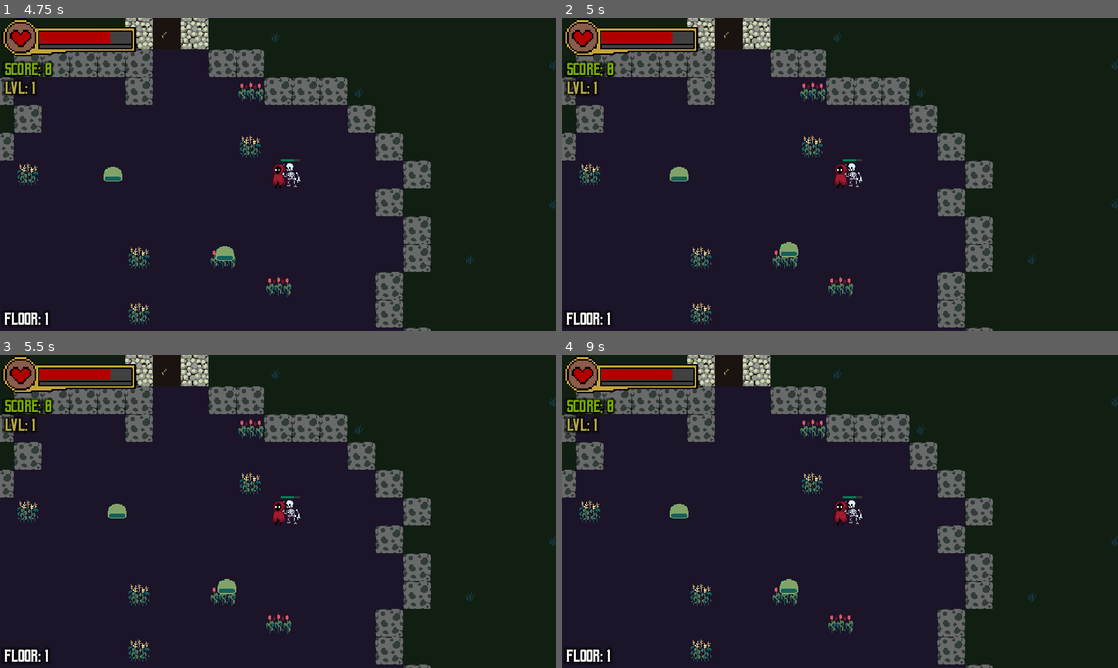
Above: before the commit, frames 1-4 (two rows, left to right).
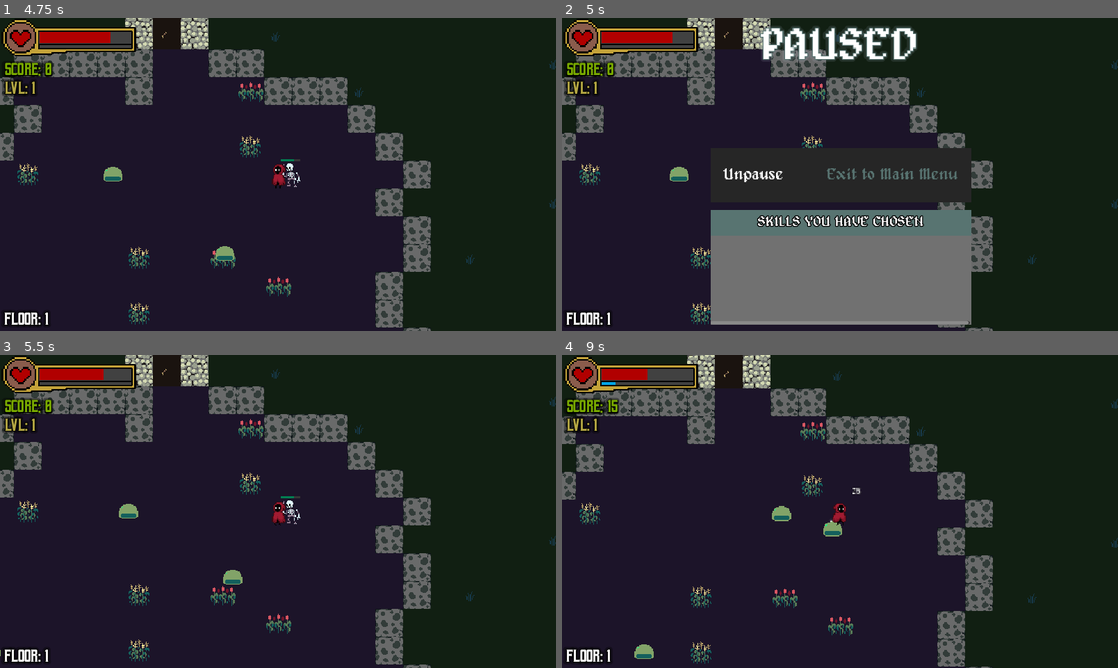
Above: after the commit, the same moments.

Repository: WizardsNStuff/Zealot-of-Wanderlust
Game: Godot game, scene res://Scenes/wizard_game.tscn
The game is run twice, just before and just after one commit, with the same random seed, the same clock (stepped at 60 frames per second) and the same inputs. The engine's default icon, where the game draws it, is replaced by a stand-in: a white triangle on a blue panel in a dark square.
Inputs (mouse positions are in pixels of both pictures, inside the frame that each line leads up to):
- Up to frame 1 (4.75 s): click "Start" at 0.5 s; tap Enter at 1.25 s; hold Right (attack_right) 1.28-2.03 s; hold Down (attack_down) 2.03-2.78 s; hold Right (attack_right) 2.78-3.53 s; hold Up (attack_up) 3.53-4.28 s; hold Left (attack_left) from 4.28 s (still down)
- Up to frame 2 (5 s): keep holding Left (attack_left); tap Escape (ui_cancel) at 4.9 s
- Up to frame 3 (5.5 s): release Left (attack_left) at 5 s; click (189, 511) at 5 s, where only the run after the commit has a clickable "Unpause"
- Up to frame 4 (9 s): hold Left (attack_left) 5.78-6.53 s; hold Down (attack_down) 6.53-7.28 s; hold Right (attack_right) 7.28-8.03 s; hold Up (attack_up) 8.03-8.78 s; hold Right (attack_right) from 8.78 s (still down)

Frame 1 is identical in both runs. In frame 2, 19% of the frame differs, in the area x 26-74%, y 2-98%; in frame 3, 0.5%; in frame 4, 7.0%.
Error before the commit: Invalid access to property or key 'unpause_game' on a base object of type 'Nil'. (res://Scripts/pause_menu.gd:10)

Commit message:
pause menu works but exit button in pause menu not connected yet

Diff:
--- a/zealot-of-wanderlust/Scenes/pause_menu.tscn
+++ b/zealot-of-wanderlust/Scenes/pause_menu.tscn
@@ -62,7 +62,7 @@
 outline_size = 8
 outline_color = Color(0, 0, 0, 1)
 
-[node name="PauseMenu" type="Control"]
+[node name="PauseMenu" type="Control" node_paths=PackedStringArray("unpause_button", "exit_button")]
 layout_mode = 3
 anchors_preset = 15
 anchor_right = 1.0
@@ -70,6 +70,8 @@
 grow_horizontal = 2
 grow_vertical = 2
 script = ExtResource("1_c1ftk")
+unpause_button = NodePath("CenterContainer/VBoxContainer/BtnContainer/UnpauseBtn")
+exit_button = NodePath("CenterContainer/VBoxContainer/BtnContainer/ExitBtn")
 
 [node name="Paused" type="Label" parent="."]
 layout_mode = 0
--- a/zealot-of-wanderlust/Scenes/view.tscn
+++ b/zealot-of-wanderlust/Scenes/view.tscn
@@ -327,8 +327,10 @@
 visible = false
 view = NodePath("..")
 
-[node name="PauseMenu" parent="." instance=ExtResource("5_qsckk")]
-visible = false
+[node name="PauseMenu" parent="." node_paths=PackedStringArray("view") instance=ExtResource("5_qsckk")]
+process_mode = 3
+visible = false
+view = NodePath("..")
 
 [node name="HealthBar" parent="." instance=ExtResource("4_25atk")]
 visible = false
--- a/zealot-of-wanderlust/Scripts/controller.gd
+++ b/zealot-of-wanderlust/Scripts/controller.gd
@@ -1044,6 +1044,9 @@
 	model.spawn_timer.stop()
 	model.spawning_enabled = false
 
+func unpause_game() -> void:
+	get_tree().paused = false
+
 func handle_input(delta: float) -> void:
 	# get the input direction for movement
 	var input_direction = Vector2.ZERO
@@ -1057,7 +1060,10 @@
 	if Input.is_action_just_pressed("ui_cancel") && !leveling_up:
 		# Switch the pause state
 		get_tree().paused = !get_tree().paused
+		view.game_paused()
+		Input.mouse_mode = Input.MOUSE_MODE_VISIBLE
 	elif !get_tree().paused:
+		view.pause_menu_node.hide()
 		# set the player's velocity
 		if (input_direction != Vector2.ZERO):
 			player.velocity = player.velocity.move_toward(input_direction * player.speed, delta * player.acceleration)
--- a/zealot-of-wanderlust/Scripts/view.gd
+++ b/zealot-of-wanderlust/Scripts/view.gd
@@ -100,8 +100,10 @@
 
 func game_paused() -> void:
 	pause_menu_node.show()
+	pause_menu_node.unpause_button.grab_focus()
 
 func unpause_game() -> void:
+	controller.unpause_game()
 	pause_menu_node.hide()
 
 func exit_to_main_menu() -> void:
